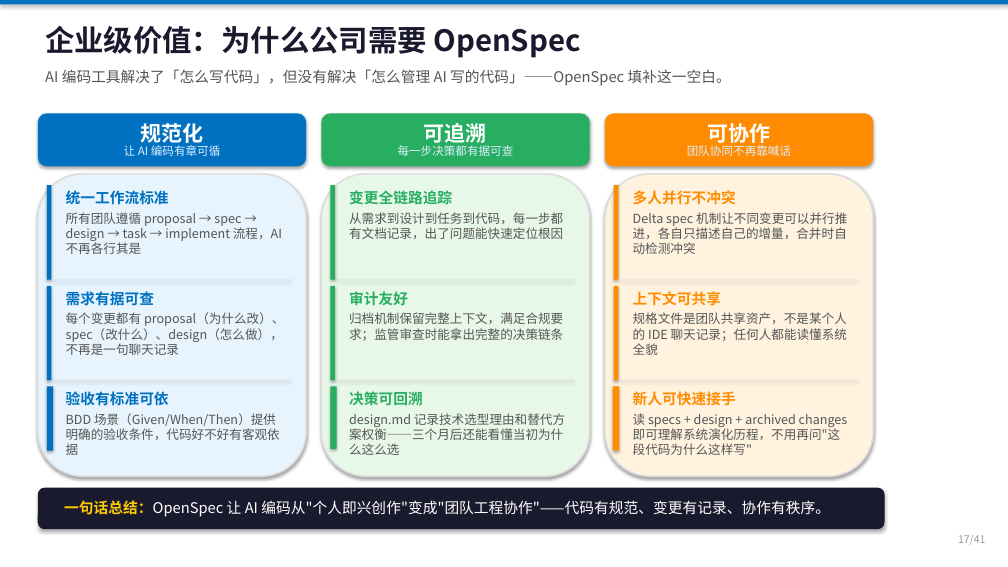
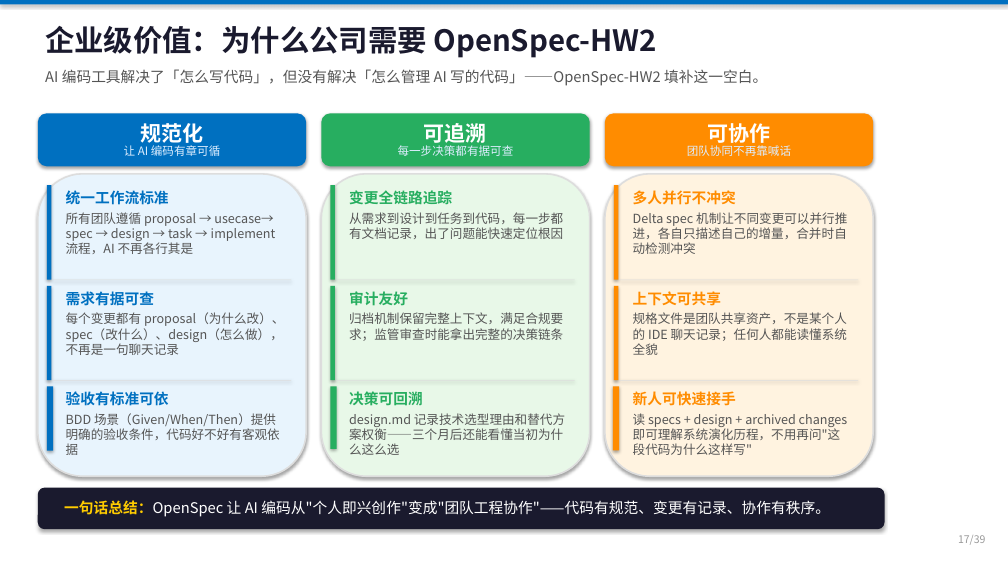
Before and after one commit to ZhifeiDou/OpenSpec_Modify, a slide deck: slide 13 of OpenSpec_技术研究汇报.pptx (slide 17 before the commit). Drawn at 1008x567 pixels with LibreOffice and Linux fonts; fonts in the diff are those of the drawing. Boxes give left, top, right and bottom in pixels: in the first picture for what was removed or moved away, otherwise in the second. Text is boxed around its words. In the diff, an @@ line names an element or a change of style, - is before the commit and + after.

```diff
--- a/OpenSpec_技术研究汇报.pptx
+++ b/OpenSpec_技术研究汇报.pptx
@@ text at (45,26,657,58): text changed @@
-企业级价值：为什么公司需要 OpenSpec
+企业级价值：为什么公司需要 OpenSpec-HW2
@@ text at (45,69,767,86): text changed @@
-AI 编码工具解决了「怎么写代码」，但没有解决「怎么管理 AI 写的代码」——OpenSpec 填补这一空白。
+AI 编码工具解决了「怎么写代码」，但没有解决「怎么管理 AI 写的代码」——OpenSpec-HW2 填补这一空白。
@@ text at (66,212,276,254): text changed @@
-所有团队遵循 proposal → spec → design → task → implement 流程，AI 不再各行其是
+所有团队遵循 proposal → usecase→ spec → design → task → implement 流程，AI 不再各行其是
@@ text at (958,535,985,545): text changed @@
-17/41
+17/39
```
Also in this commit, not shown: 34 other slides changed, 6 slides removed.
